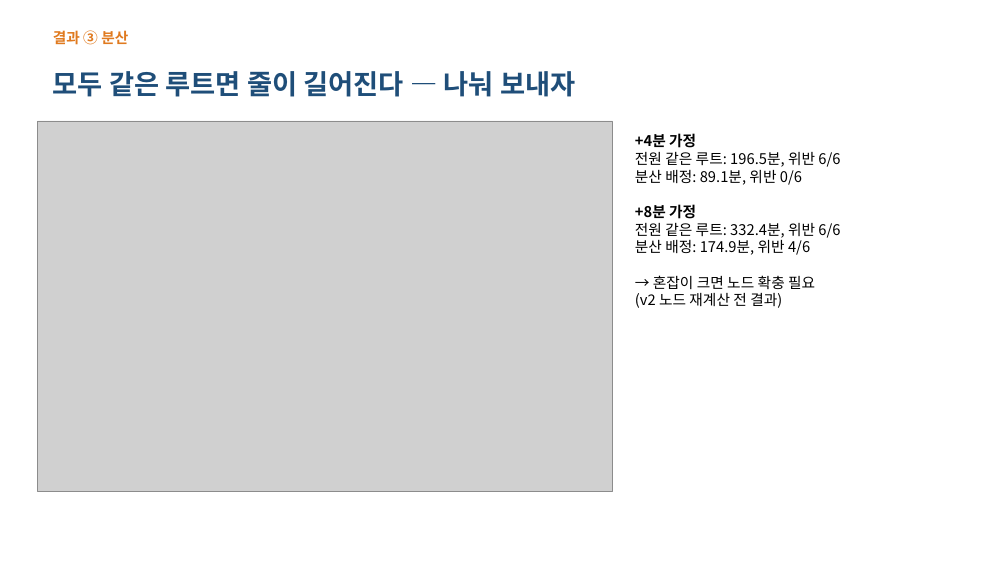
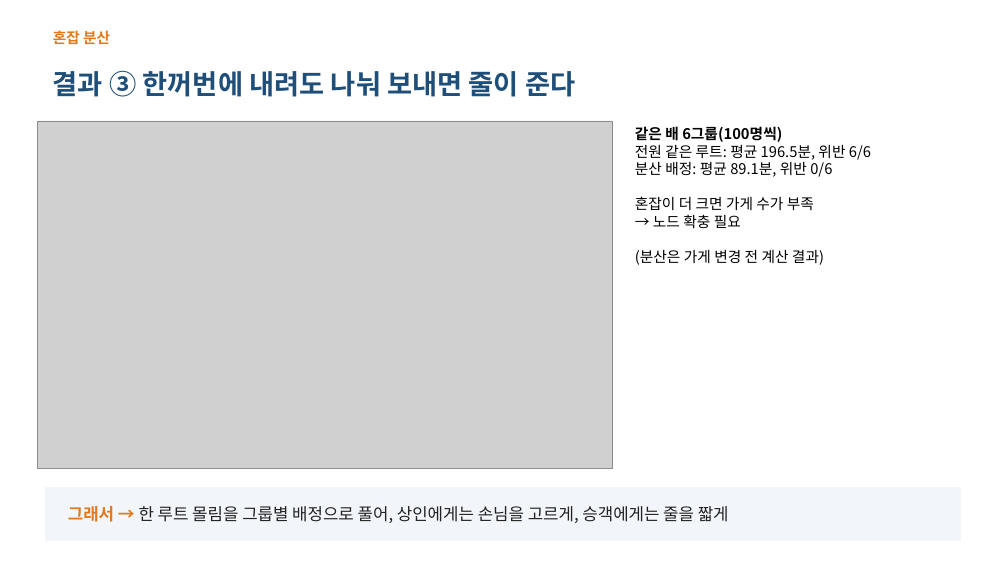
Before and after one commit to ddayoung03/busan-cruise-unpassing, a slide deck: slide 12 of 05_문서/3주차_발표자료.pptx (slide 10 before the commit). Drawn at 1008x567 pixels with LibreOffice and Linux fonts; fonts in the diff are those of the drawing; grey boxes stand for pictures. Boxes give left, top, right and bottom in pixels: in the first picture for what was removed or moved away, otherwise in the second. Text is boxed around its words. In the diff, an @@ line names an element or a change of style, - is before the commit and + after.

```diff
--- a/05_문서/3주차_발표자료.pptx
+++ b/05_문서/3주차_발표자료.pptx
@@ text at (x1=53, y1=30, x2=110, y2=44): text changed @@
-결과 ③ 분산
+혼잡 분산
@@ text at (x1=53, y1=70, x2=575, y2=97): text changed @@
-모두 같은 루트면 줄이 길어진다 — 나눠 보내자
+결과 ③ 한꺼번에 내려도 나눠 보내면 줄이 준다
@@ picture resized from (x1=38, y1=121, x2=613, y2=492) to (x1=38, y1=121, x2=613, y2=469) @@
@@ text at (x1=635, y1=126, x2=871, y2=265): text changed @@
-+4분 가정
-전원 같은 루트: 196.5분, 위반 6/6
-분산 배정: 89.1분, 위반 0/6
-+8분 가정
-전원 같은 루트: 332.4분, 위반 6/6
-분산 배정: 174.9분, 위반 4/6
-→ 혼잡이 크면 노드 확충 필요
-(v2 노드 재계산 전 결과)
+같은 배 6그룹(100명씩)
+전원 같은 루트: 평균 196.5분, 위반 6/6
+분산 배정: 평균 89.1분, 위반 0/6
+혼잡이 더 크면 가게 수가 부족
+→ 노드 확충 필요
+(분산은 가게 변경 전 계산 결과)
@@ rectangle added at (x1=45, y1=488, x2=960, y2=541), fill #F2F5F9, outline #F2F5F9 1 pt @@
@@ text added at (x1=68, y1=506, x2=729, y2=523), 16 pt, text #222222 @@
+그래서 → 한 루트 몰림을 그룹별 배정으로 풀어, 상인에게는 손님을 고르게, 승객에게는 줄을 짧게
```
Also in this commit, not shown: 8 other slides changed, 5 slides added, 2 slides removed, 1 other file.
